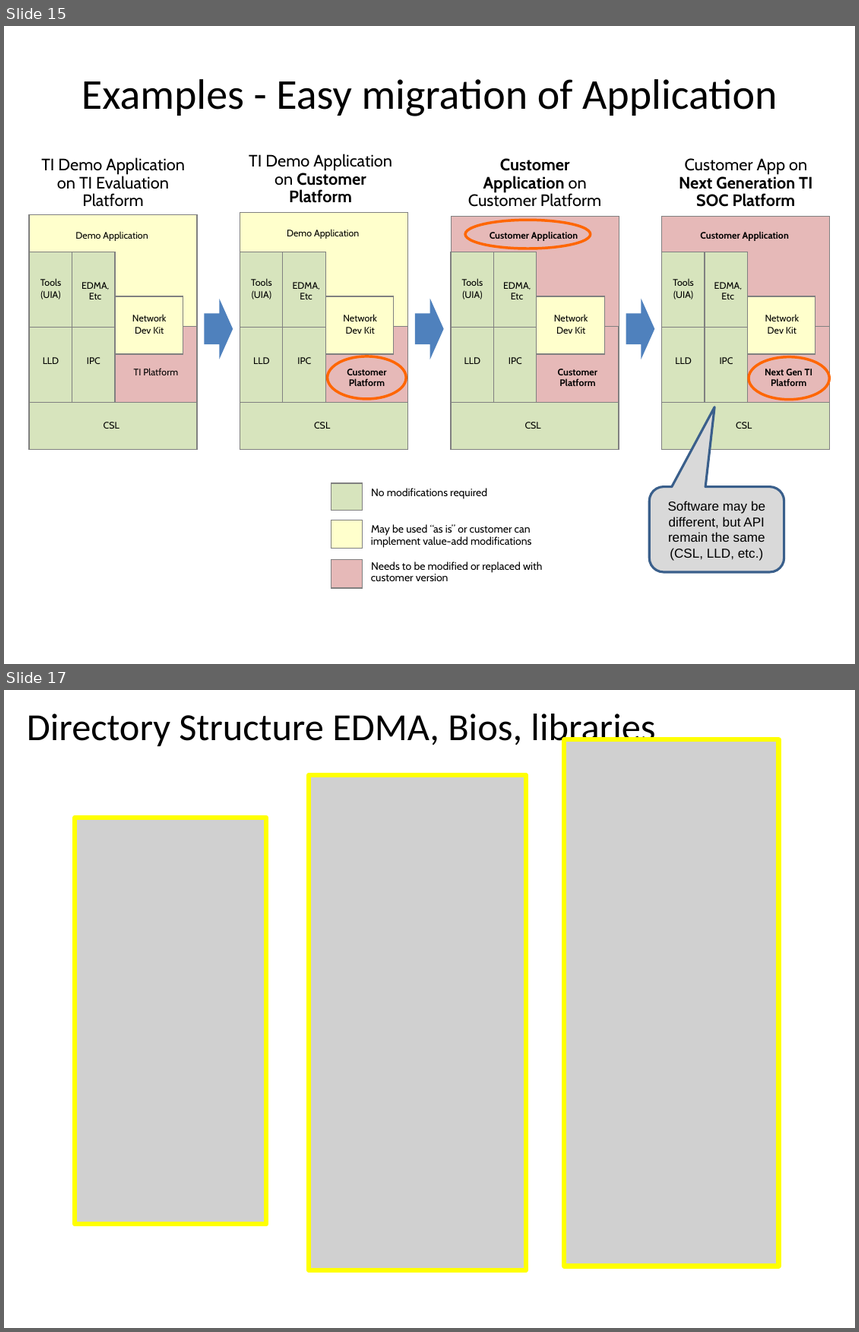
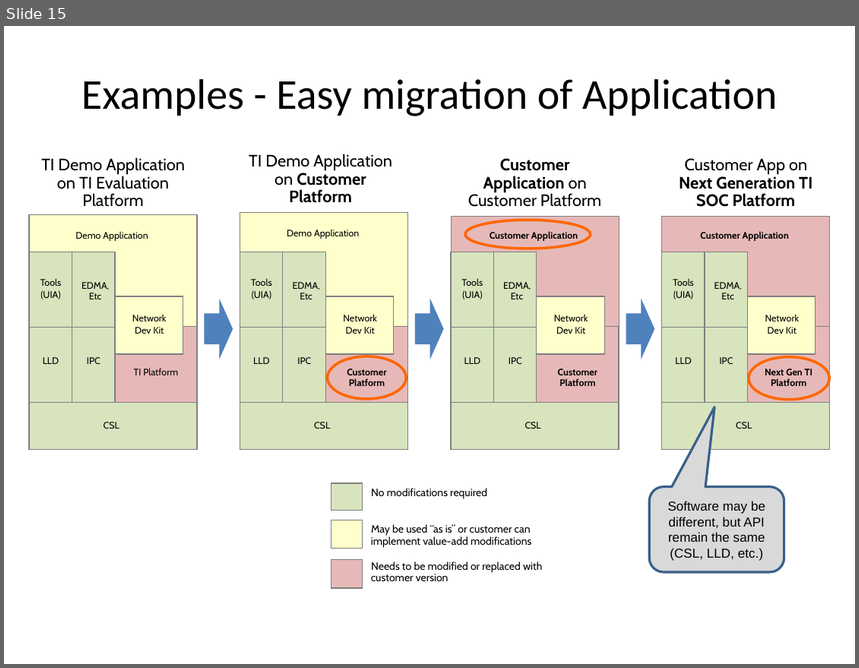
Before and after one commit to hari1989/keystone-workshop, a slide deck: preliminary/Introduction to KeyStone Software ECO.pptx. Shown one above the other, each under a label of ours: slides 15 and 17 before the commit, slide 15 after it; the slides between them are not shown. The pictures are 859x1332 and 859x668 pixels, drawn with LibreOffice and Linux fonts; fonts in the diff are those of the drawing; grey boxes stand for pictures. Boxes give left, top, right and bottom in pixels: in the first picture for what was removed or moved away, otherwise in the second. Text is boxed around its words. In the diff, an @@ line names an element or a change of style, - is before the commit and + after.

```diff
--- a/preliminary/Introduction to KeyStone Software ECO.pptx
+++ b/preliminary/Introduction to KeyStone Software ECO.pptx
@@ slide 17 removed at (4, 690, 855, 1328), background #FFFFFF @@
@@ title removed at (27, 714, 655, 749) @@
-Directory Structure EDMA, Bios, libraries
@@ picture removed at (564, 740, 778, 1267) @@
@@ rectangle removed at (564, 739, 778, 1266) @@
@@ picture removed at (309, 776, 526, 1269) @@
@@ rectangle removed at (309, 775, 526, 1271) @@
@@ picture removed at (75, 818, 266, 1224) @@
@@ rectangle removed at (75, 818, 266, 1224) @@
```
Also in this commit, not shown: 5 slides changed, 1 slide added, 1 other slide removed.
